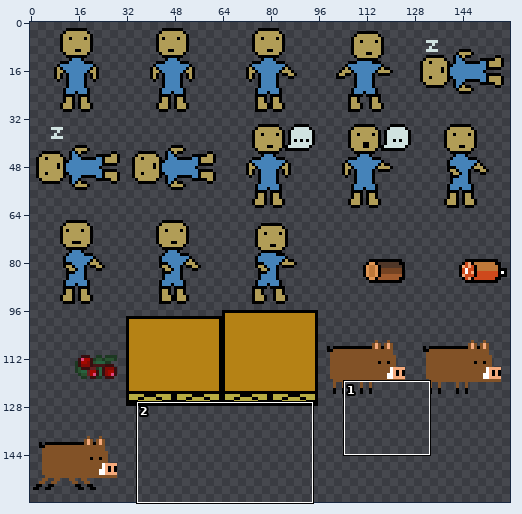
Sprite sheet -- Assets/Textures/PositionSortedSpriteSheet.png. Above, an overview of the earlier version with the close-up marked.
Close-up. The starting point:
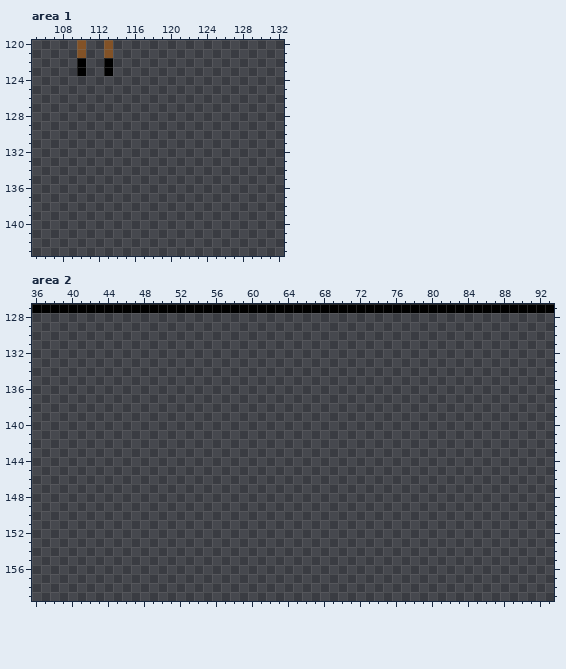
The file is 160x160 pixels. Shown: area 1: x 105..132, y 120..143; area 2: x 36..93, y 127..159.
The result:
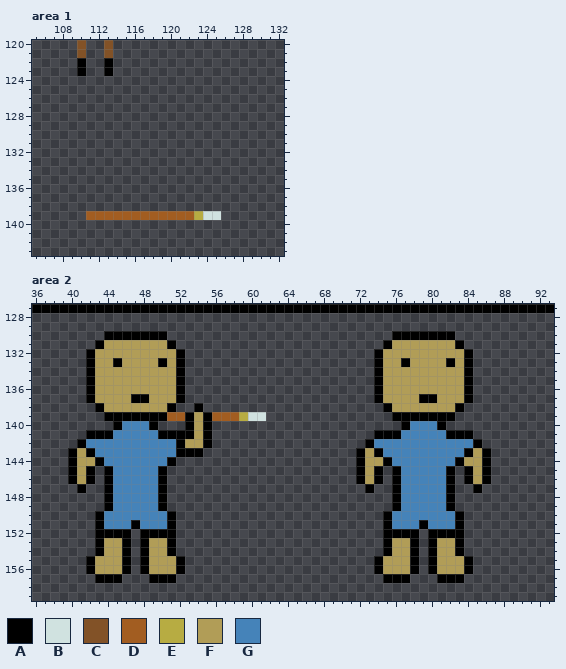
Palette (. is transparent): A #000000  B #d0e2e0  C #825227  D #a25d21  E #b7ac42  F #b19d57  G #4583b9
Difference:
Area 1:
The edit adds colour B in row 139 at x 124 to 125.
The edit adds colour D in row 139 at x 111 to 122.
The edit adds colour E in row 139 at x 123.
Area 2:
The edit adds colour A in row 130 at x 44 to 50 and 76 to 82; in row 131 at x 43, 51, 75 and 83; in row 132 at x 42, 52, 74 and 84; in row 133 at x 42, 45, 50, 52, 74, 77, 82 and 84; in rows 134 to 136 at x 42, 52, 74 and 84; in row 137 at x 42, 47 to 48, 52, 74, 79 to 80 and 84.
The edit adds colour A in row 138 at x 43, 51, 54, 75 and 83; in row 139 at x 44 to 50, 53, 55 and 76 to 82; in row 140 at x 45, 49, 53, 55, 77 and 81; in row 141 at x 42 to 44, 50 to 53, 55, 74 to 76 and 82 to 84; in row 142 at x 41, 52, 55, 73 and 85; in row 143 at x 40, 42, 52 to 54, 72, 74, 84 and 86.
The edit adds colour A in row 144 at x 40, 43, 51, 72, 75, 83 and 86; in rows 145 to 146 at x 40, 42, 44, 50, 72, 74, 76, 82, 84 and 86; in row 147 at x 41, 44, 50, 73, 76, 82 and 85; in rows 148 to 149 at x 44, 50, 76 and 82; in row 150 at x 43, 51, 75 and 83; in row 151 at x 43, 47, 51, 75, 79 and 83.
The edit adds colour A in row 152 at x 43 to 46, 48 to 51, 75 to 78 and 80 to 83; in rows 153 to 154 at x 43, 46, 48, 51, 75, 78, 80 and 83; in rows 155 to 156 at x 42, 46, 48, 52, 74, 78, 80 and 84; in row 157 at x 43 to 45, 49 to 51, 75 to 77 and 81 to 83.
The edit adds colour B in row 139 at x 60 to 61.
The edit adds colour D in row 139 at x 51 to 52 and 56 to 58.
The edit adds colour E in row 139 at x 59.
The edit adds colour F in row 131 at x 44 to 50 and 76 to 82; in row 132 at x 43 to 51 and 75 to 83; in row 133 at x 43 to 44, 46 to 49, 51, 75 to 76, 78 to 81 and 83; in rows 134 to 136 at x 43 to 51 and 75 to 83; in row 137 at x 43 to 46, 49 to 51, 75 to 78 and 81 to 83; in row 138 at x 44 to 50 and 76 to 82.
The edit adds colour F in rows 139 to 141 at x 54; in row 142 at x 53 to 54; in row 143 at x 41, 73 and 85; in row 144 at x 41 to 42, 73 to 74 and 84 to 85; in rows 145 to 146 at x 41, 73 and 85; in rows 153 to 154 at x 44 to 45, 49 to 50, 76 to 77 and 81 to 82.
The edit adds colour F in rows 155 to 156 at x 43 to 45, 49 to 51, 75 to 77 and 81 to 83.
The edit adds colour G in row 140 at x 46 to 48 and 78 to 80; in row 141 at x 45 to 49 and 77 to 81; in row 142 at x 42 to 51 and 74 to 84; in row 143 at x 43 to 51 and 75 to 83; in row 144 at x 44 to 50 and 76 to 82; in rows 145 to 149 at x 45 to 49 and 77 to 81.
The edit adds colour G in row 150 at x 44 to 50 and 76 to 82; in row 151 at x 44 to 46, 48 to 50, 76 to 78 and 80 to 82.
